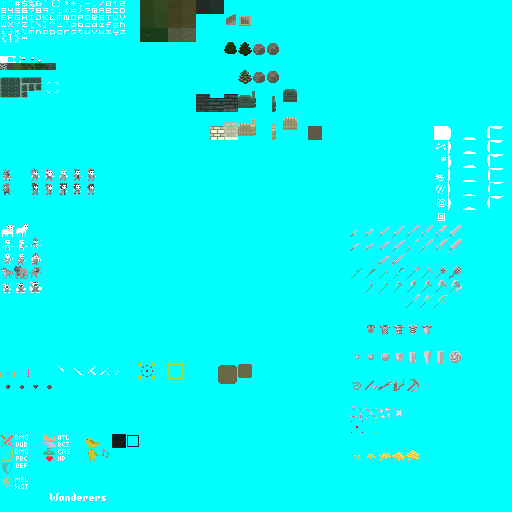
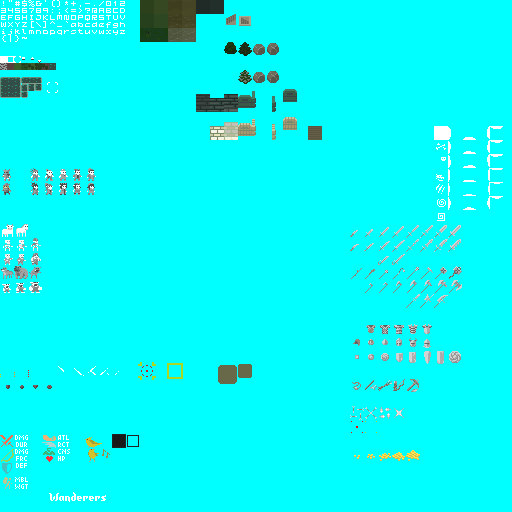
Revision of a layered (512, 512) image; what changed, layer by layer:
painted on "Main" over [left=353, top=338, right=431, bottom=348]
